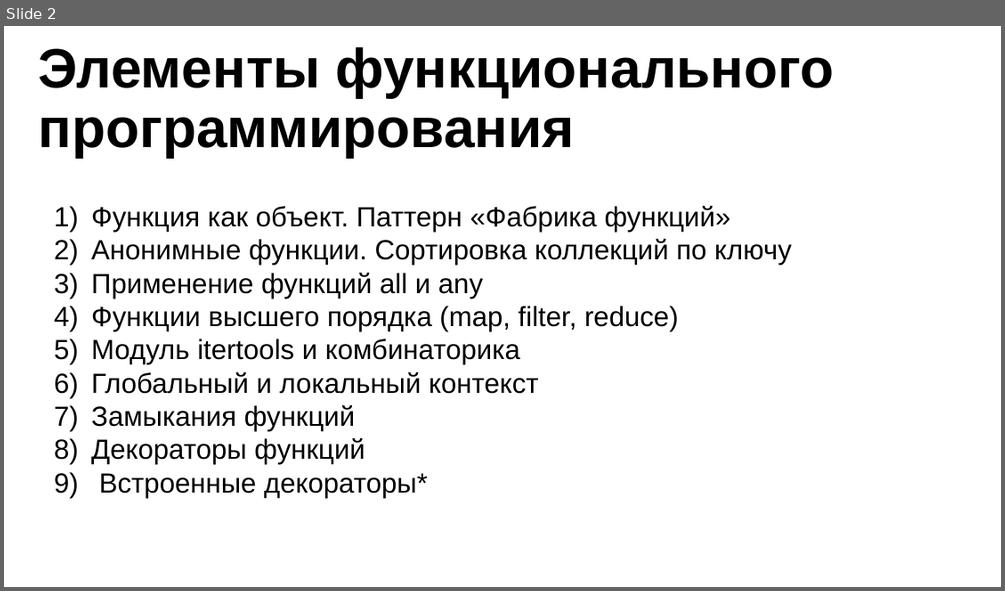
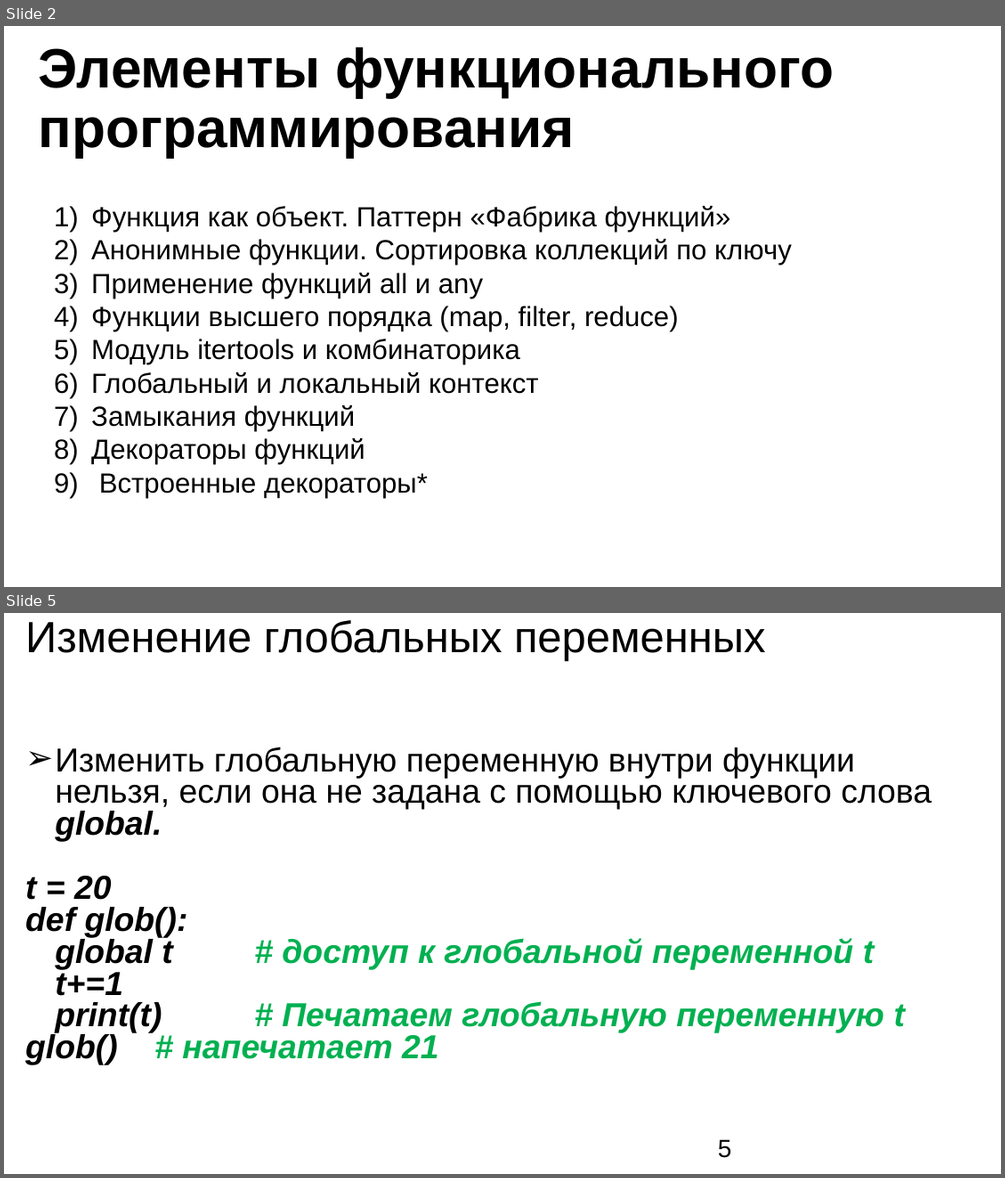
Before and after one commit to nesrv/pt-cgis, a slide deck: m8/ppt/презентация.pptx. Shown one above the other, each under a label of ours: slide 2 before the commit, slides 2 and 5 after it; the slides between them are not shown. The pictures are 1005x591 and 1005x1178 pixels, drawn with LibreOffice and Linux fonts; fonts in the diff are those of the drawing; background and template pictures are left out. Boxes give left, top, right and bottom in pixels: in the first picture for what was removed or moved away, otherwise in the second. Text is boxed around its words. In the diff, an @@ line names an element or a change of style, - is before the commit and + after.

```diff
--- a/m8/ppt/презентация.pptx
+++ b/m8/ppt/презентация.pptx
@@ slide 5 added at [4,613,1001,1174], background #FFFFFF @@
@@ title added at [25,620,766,661], 31.5 pt, text #000000 @@
+Изменение глобальных переменных
@@ text added at [25,747,931,1065], 24 pt, text #000000, bold, italic @@
+➢ Изменить глобальную переменную внутри функции нельзя, если она не задана с помощью ключевого слова global.
+t = 20
+def glob():
+global t # доступ к глобальной переменной t
+t+=1
+print(t) # Печатаем глобальную переменную t
+glob() # напечатает 21
@@ page number added at [718,1139,732,1158], 18 pt, text #000000 @@
+5
```
Also in this commit, not shown: 10 other slides added, 3 other files.
